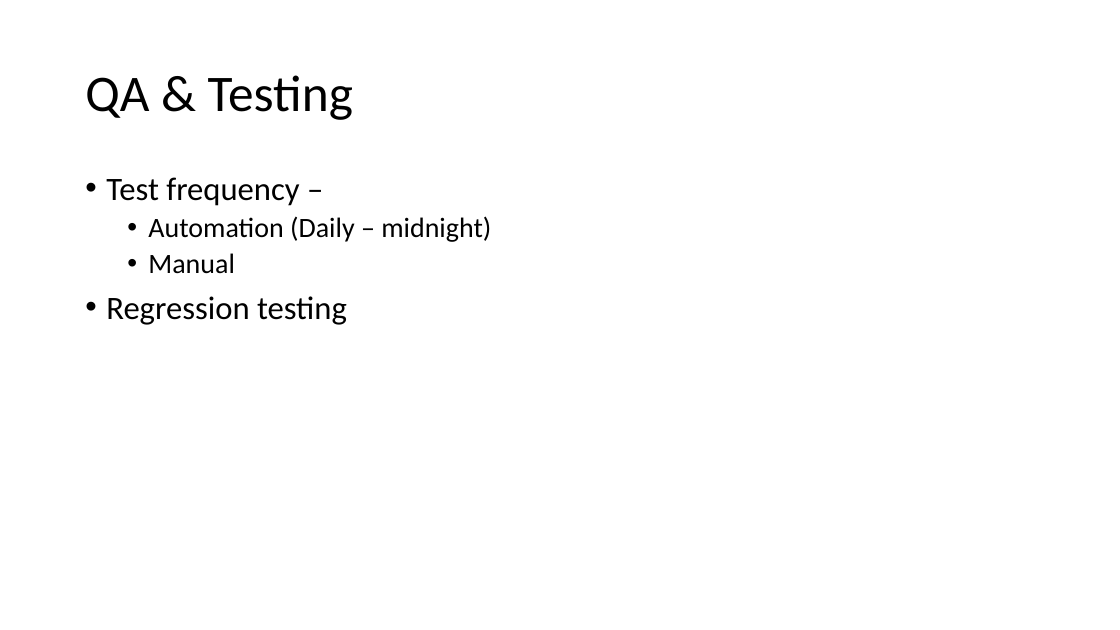
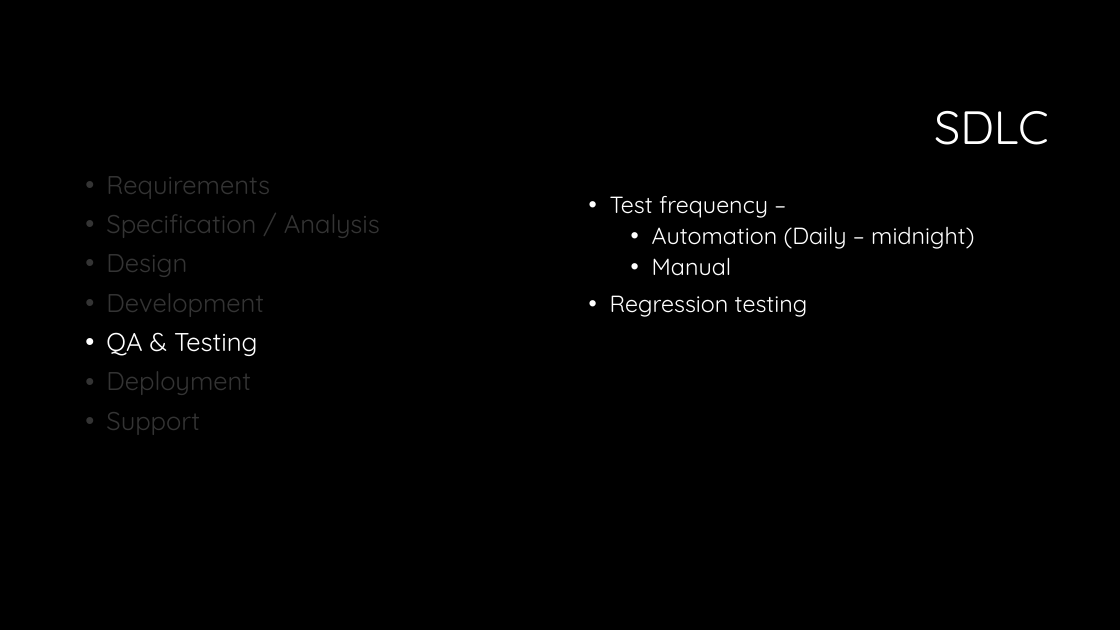
Before and after one commit to petrusfourie/health_first, a slide deck: slide 7 of Hospital_Management_Project.pptx. Drawn at 1120x630 pixels with LibreOffice and Linux fonts; fonts in the diff are those of the drawing; background and template pictures are left out. Boxes give left, top, right and bottom in pixels: in the first picture for what was removed or moved away, otherwise in the second. Text is boxed around its words. In the diff, an @@ line names an element or a change of style, - is before the commit and + after.

Commit message:
Updated slides - waiting for UML design

```diff
--- a/Hospital_Management_Project.pptx
+++ b/Hospital_Management_Project.pptx
@@ background #FFFFFF to #000000 @@
@@ title at (934, 111, 1049, 145): text changed; size 44 to 40 pt; font Calibri to Quicksand; text colour #000000 to #FFFFFF @@
-QA & Testing
+SDLC
@@ text added at (106, 176, 380, 435), 22 pt, text #343434 @@
+• Requirements
+• Specification / Analysis
+• Design
+• Development
+• QA & Testing
+• Deployment
+• Support
@@ text "Test frequency –": place and size @@
-text "Test frequency –" at (106, 177, 491, 325)
+text "Test frequency –" at (610, 196, 974, 317)
@@ text "Test frequency –" at (610, 196, 974, 317): size 28 to 20 pt in "Test frequency –", "Regression testing"; font Calibri to Quicksand, text colour #000000 to #FFFFFF; size 24 to 20 pt in "Automation (Daily – midnight)", "Manual" @@
```
Also in this commit, not shown: 13 other slides changed, 9 slides added.
